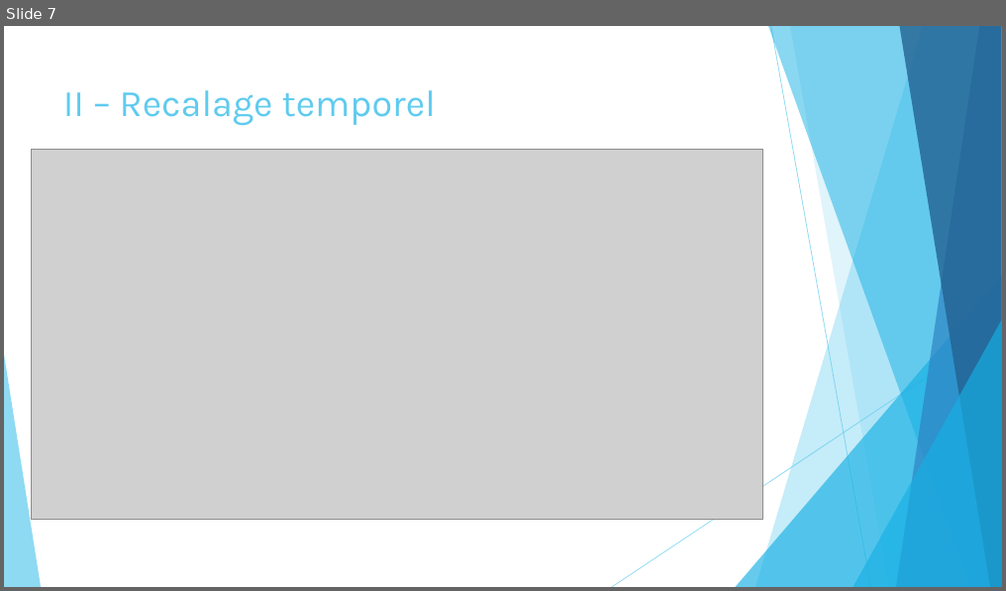
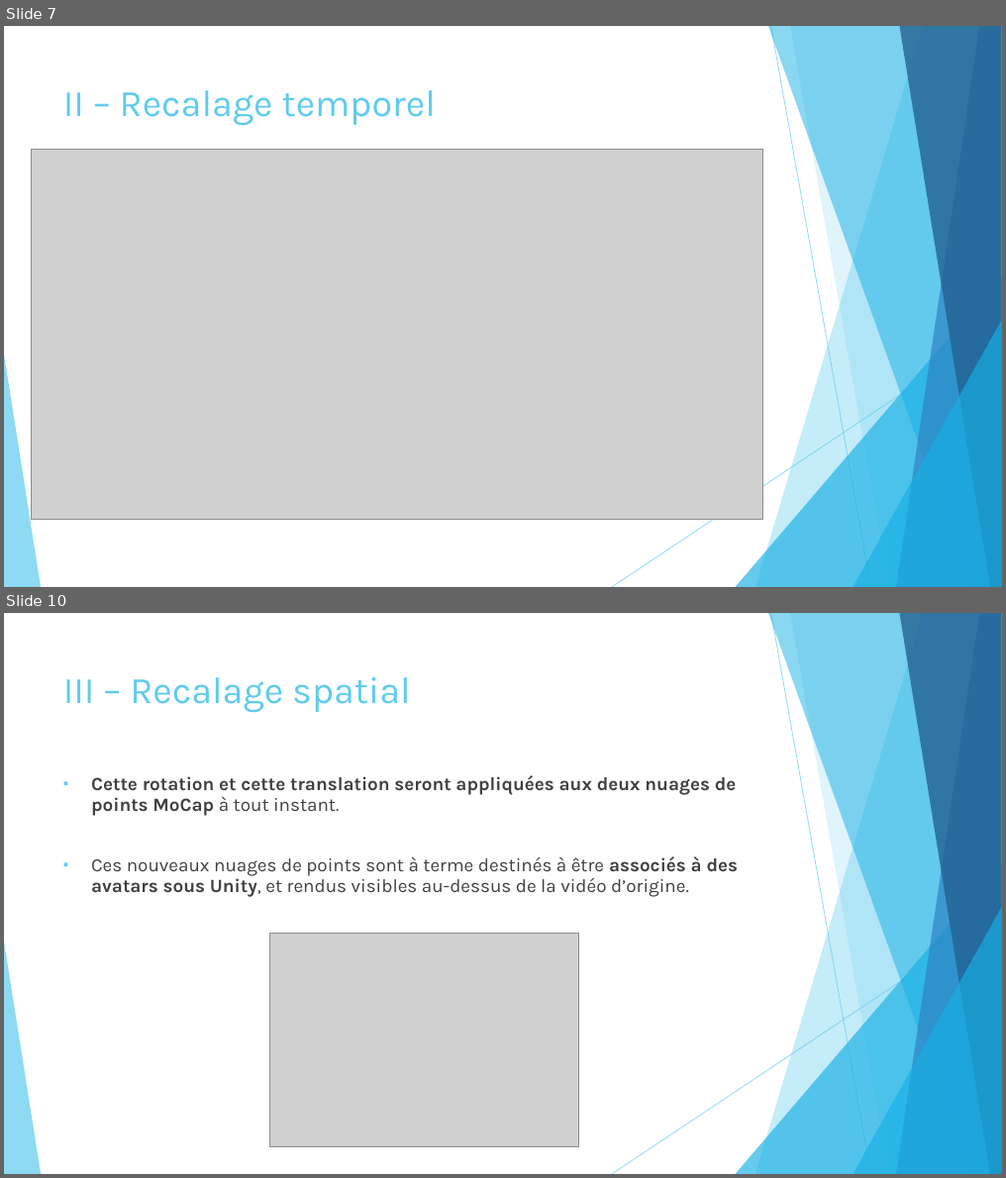
Before and after one commit to marc921/GesteIA, a slide deck: Présentation.pptx. Shown one above the other, each under a label of ours: slide 7 before the commit, slides 7 and 10 after it; the slides between them are not shown. The pictures are 1006x591 and 1006x1178 pixels, drawn with LibreOffice and Linux fonts; fonts in the diff are those of the drawing; grey boxes stand for pictures. Boxes give left, top, right and bottom in pixels: in the first picture for what was removed or moved away, otherwise in the second. Text is boxed around its words. In the diff, an @@ line names an element or a change of style, - is before the commit and + after.

```diff
--- a/Présentation.pptx
+++ b/Présentation.pptx
@@ slide 10 added at [4,613,1002,1174], background #FFFFFF; not listed: 10 template elements that a slide beside it also shows @@
@@ title added at [63,677,411,713], 36 pt, text #5FCBEF @@
+III – Recalage spatial
@@ text added at [91,775,739,897], 18 pt, text #404040 @@
+▪ Cette rotation et cette translation seront appliquées aux deux nuages de points MoCap à tout instant.
+▪ Ces nouveaux nuages de points sont à terme destinés à être associés à des avatars sous Unity, et rendus visibles au-dessus de la vidéo d’origine.
@@ picture added at [269,934,579,1148] @@
```
Also in this commit, not shown: 8 slides changed, 2 other slides added.
